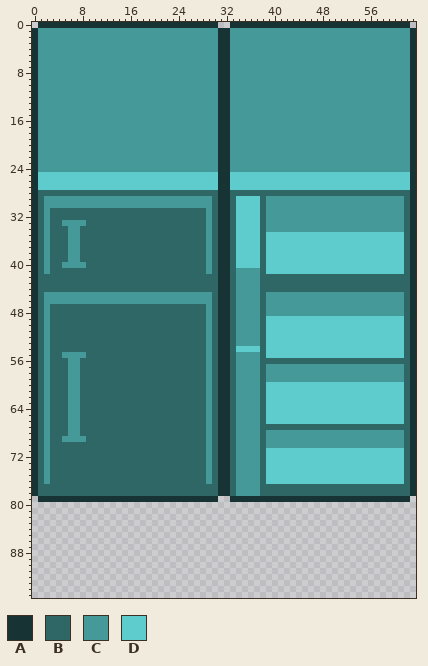
Pixel-art file -- Sprites/fridge.aseprite. The picture above was drawn from the file before the commit.
64x96 pixels, 1 frame.
Visible layers, top first: "Layer 2", "Layer 1".
Palette (. is transparent): A #173333  B #2f6666  C #469999  D #5ecccc
Pixels before (only the part around the change), first column x 28:
73 BCBAABCCCCBDDDDDDD
74 BCBAABCCCCBDDDDDDD
75 BCBAABCCCCBDDDDDDD
76 BCBAABCCCCBDDDDDDD
77 BBBAABCCCCBBBBBBBB
78 BBBAABCCCCBBBBBBBB
79 AAA..AAAAAAAAAAAAA
80 ..................
81 ..................
82 ..................
83 ..................
84 ..................
85 ..................
86 ..................
87 ..................
88 ..................
89 ..................
90 ..................
91 ..................
After:
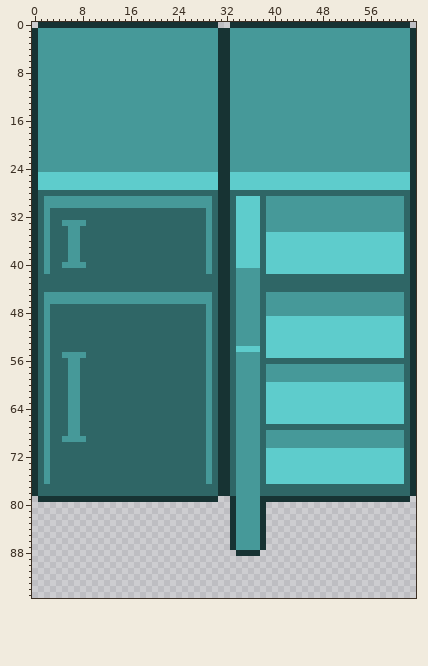
Changes in this commit:
{"where": "layer \"Layer 2\""}
{"y":79,"x":34,"old":"AAAA","new":"CCCC"}
{"y":80,"x":33,"old":"......","new":"ACCCCA"}
{"y":81,"x":33,"old":"......","new":"ACCCCA"}
{"y":82,"x":33,"old":"......","new":"ACCCCA"}
{"y":83,"x":33,"old":"......","new":"ACCCCA"}
{"y":84,"x":33,"old":"......","new":"ACCCCA"}
{"y":85,"x":33,"old":"......","new":"ACCCCA"}
{"y":86,"x":33,"old":"......","new":"ACCCCA"}
{"y":87,"x":33,"old":"......","new":"ACCCCA"}
{"y":88,"x":34,"old":"....","new":"AAAA"}
{"label":"changed","picture_box":[230,496,266,556]}
